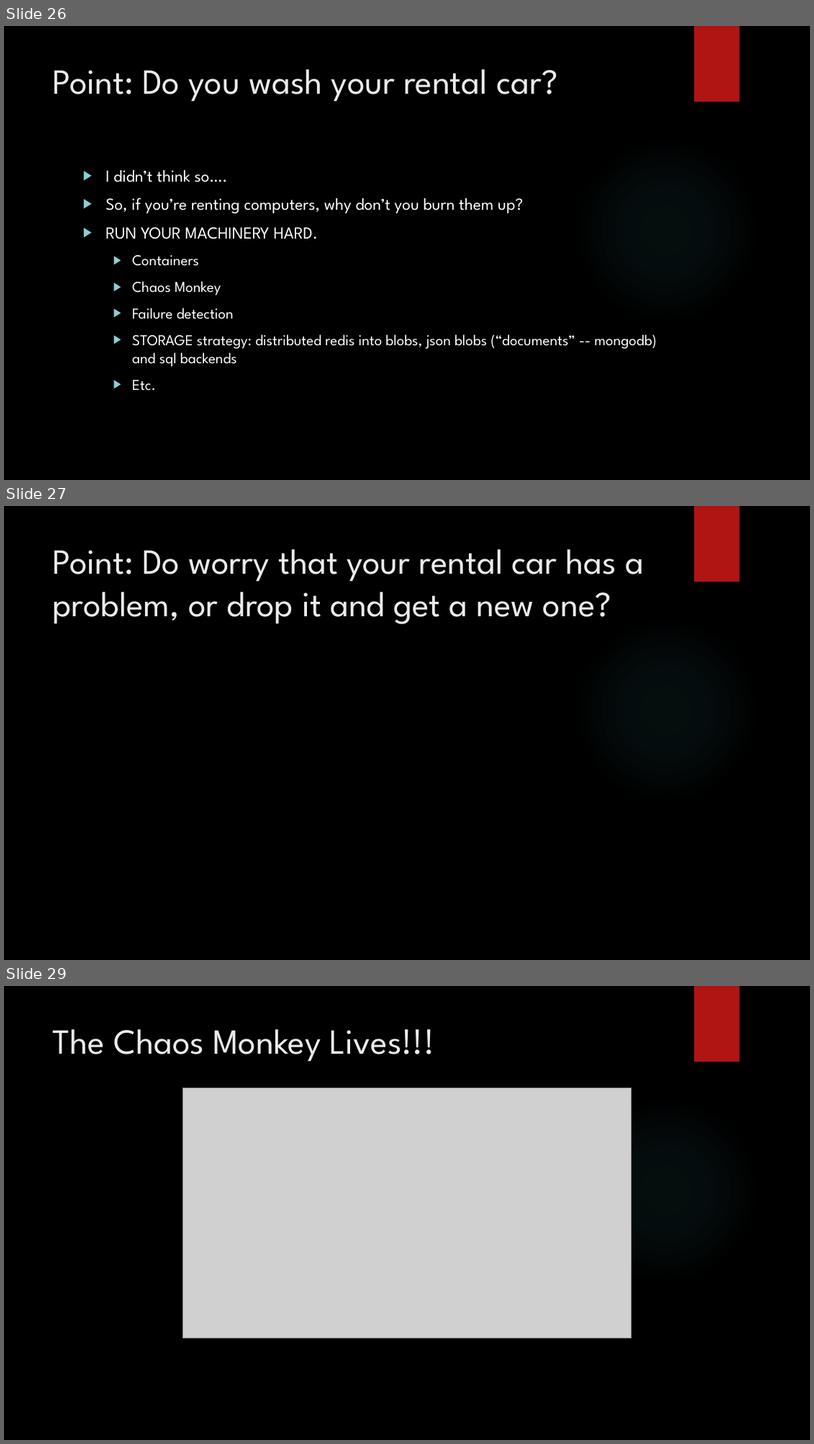
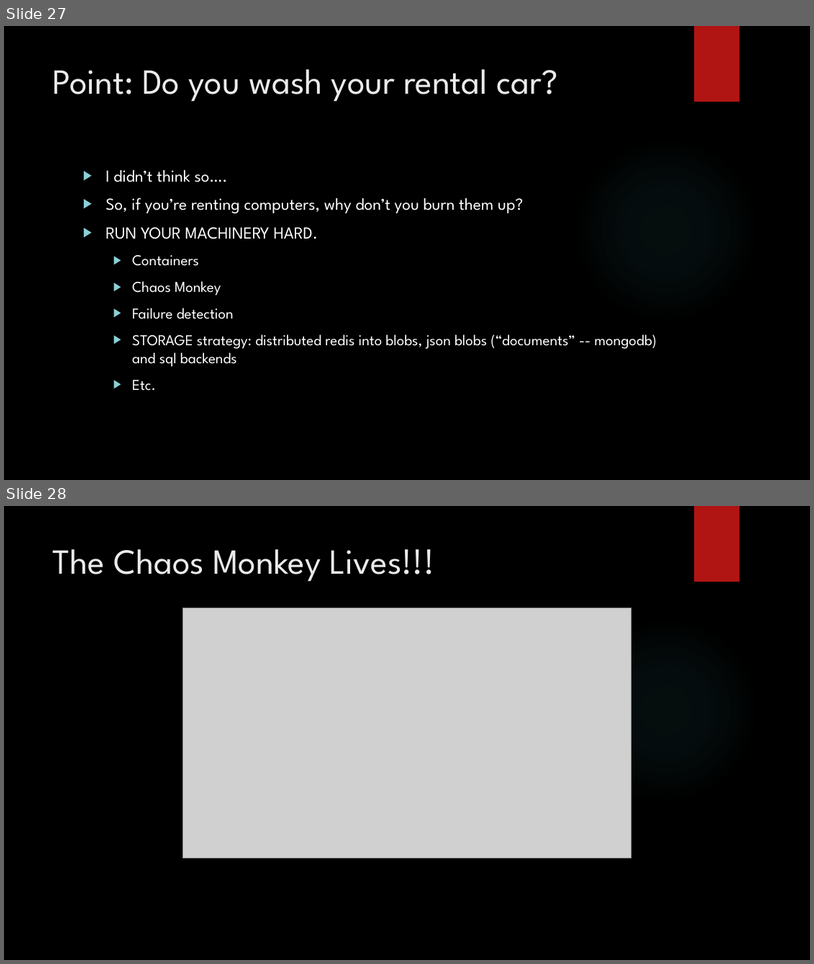
Before and after one commit to squillace/presentations, a slide deck: leap/Microservices Overview.pptx. Shown one above the other, each under a label of ours: slides 26, 27 and 29 before the commit, slides 27 and 28 after it; the slides between them are not shown. The pictures are 814x1444 and 814x964 pixels, drawn with LibreOffice and Linux fonts; fonts in the diff are those of the drawing; grey boxes stand for pictures; background and template pictures are left out. Boxes give left, top, right and bottom in pixels: in the first picture for what was removed or moved away, otherwise in the second. Text is boxed around its words. In the diff, an @@ line names an element or a change of style, - is before the commit and + after.

```diff
--- a/leap/Microservices Overview.pptx
+++ b/leap/Microservices Overview.pptx
@@ slide 27 removed at [4,506,810,960], background picture (left out); not listed: 2 template elements that a slide beside it also shows @@
@@ title removed at [53,549,644,624] @@
-Point: Do worry that your rental car has a problem, or drop it and get a new one?
@@ what was slide 26 is now slide 27 @@
@@ what was slide 29 is now slide 28 @@
```
Also in this commit, not shown: 1 other slide removed, 4 other files.
